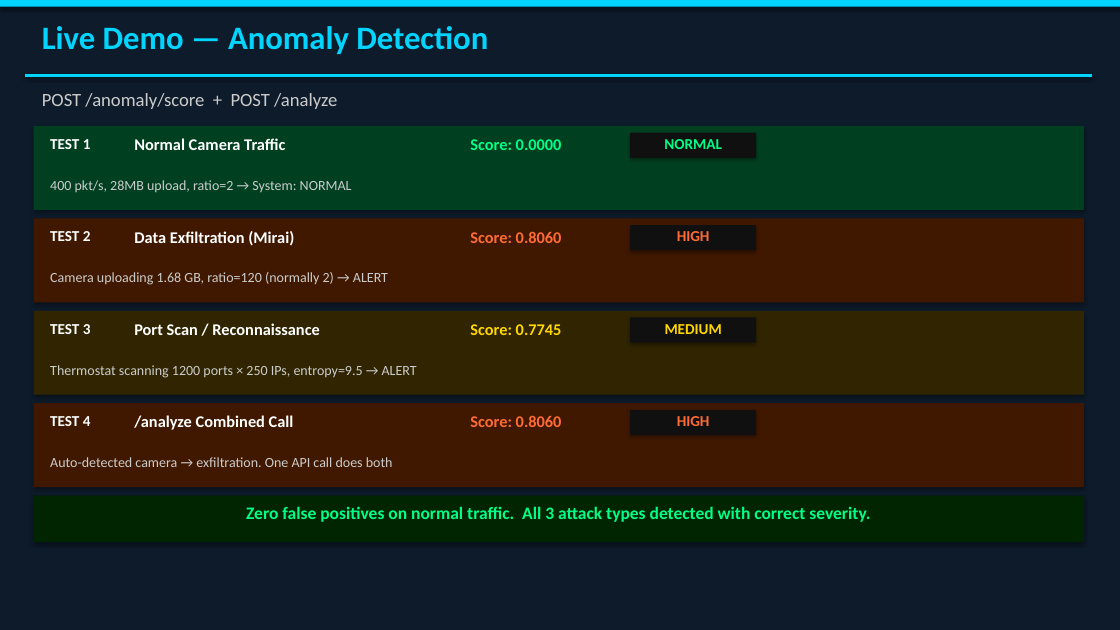
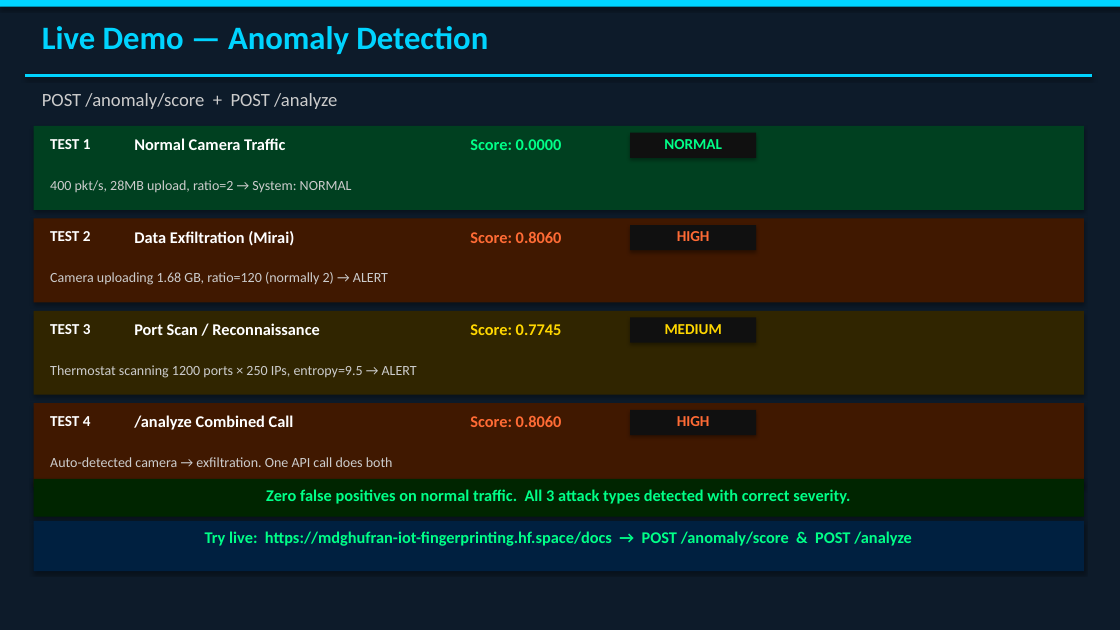
Before and after one commit to Ghufran2002/iot-fingerprinting-framework, a slide deck: slide 11 of IoT_Fingerprinting_Presentation_FINAL.pptx. Drawn at 1120x630 pixels with LibreOffice and Linux fonts; fonts in the diff are those of the drawing. Boxes give left, top, right and bottom in pixels: in the first picture for what was removed or moved away, otherwise in the second. Text is boxed around its words. In the diff, an @@ line names an element or a change of style, - is before the commit and + after.

```diff
--- a/IoT_Fingerprinting_Presentation_FINAL.pptx
+++ b/IoT_Fingerprinting_Presentation_FINAL.pptx
@@ rectangle: place and size @@
-rectangle at box(34, 496, 1084, 542)
+rectangle at box(34, 479, 1084, 517)
@@ text "Zero false positives on normal ...": place and size @@
-text "Zero false positives on normal ..." at box(246, 506, 870, 522)
+text "Zero false positives on normal ..." at box(266, 489, 850, 504)
@@ text "Zero false positives on normal ..." at box(266, 489, 850, 504): size 15 to 14 pt @@
@@ rectangle added at box(34, 521, 1084, 571), fill #002040 @@
@@ text added at box(205, 531, 912, 546), 14 pt, text #00FF88, bold @@
+Try live: https://mdghufran-iot-fingerprinting.hf.space/docs → POST /anomaly/score & POST /analyze
```
Also in this commit, not shown: 1 other slide changed, 1 other file.
